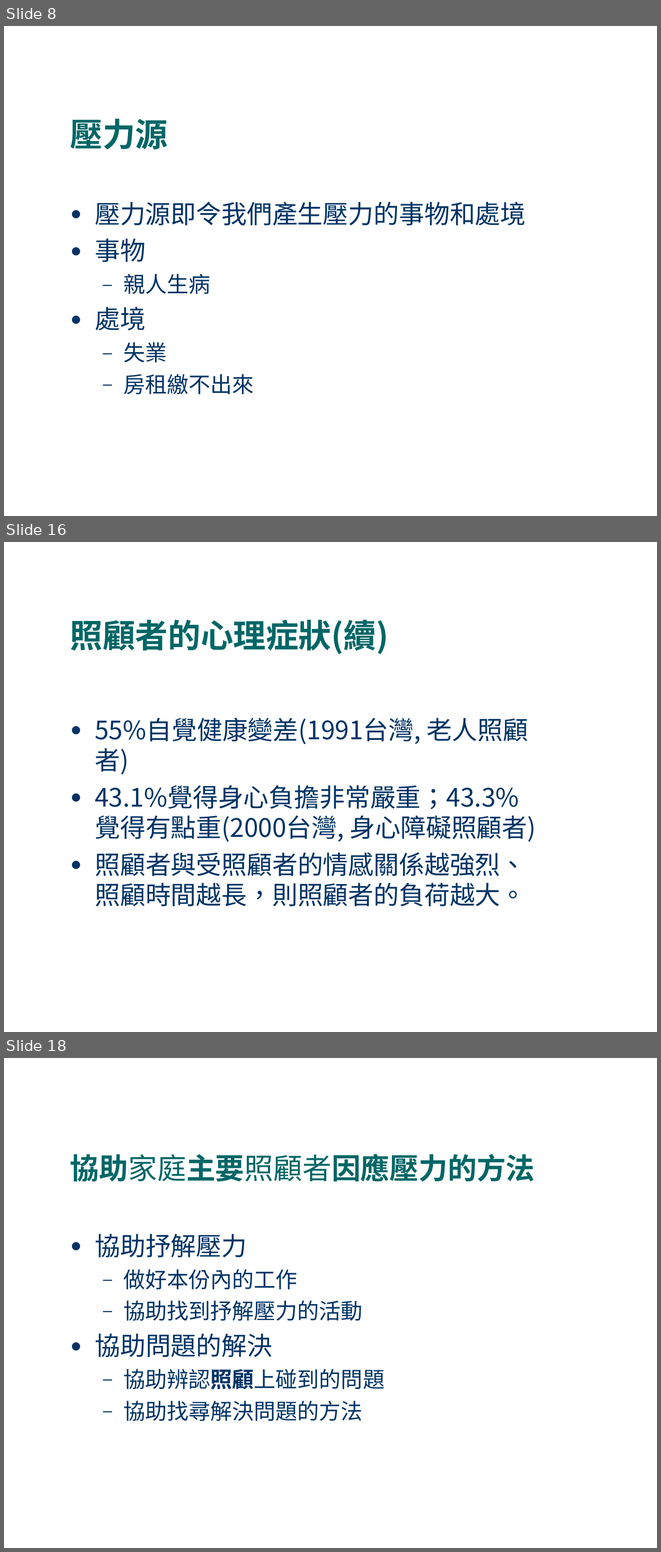
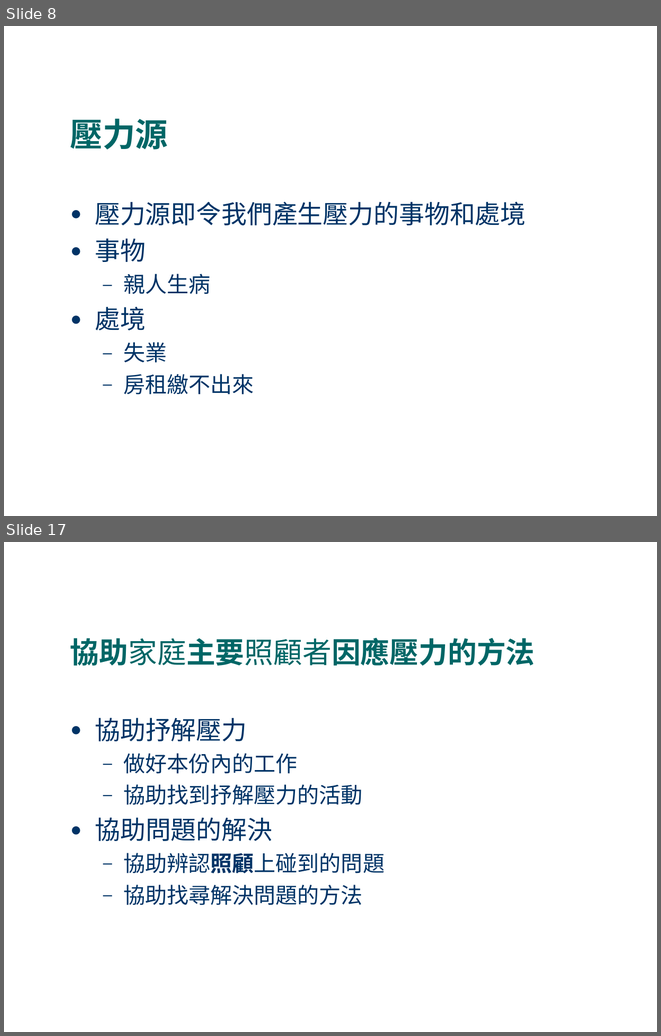
Before and after one commit to fhopecc/stxt, a slide deck: doc/tutorial/home_care.odp. Shown one above the other, each under a label of ours: slides 8, 16 and 18 before the commit, slides 8 and 17 after it; the slides between them are not shown. The pictures are 661x1552 and 661x1036 pixels, drawn with LibreOffice and Linux fonts; fonts in the diff are those of the drawing. Boxes give left, top, right and bottom in pixels: in the first picture for what was removed or moved away, otherwise in the second. Text is boxed around its words. In the diff, an @@ line names an element or a change of style, - is before the commit and + after.

```diff
--- a/doc/tutorial/home_care.odp
+++ b/doc/tutorial/home_care.odp
@@ slide 16 removed at bbox=[4, 542, 657, 1032], background #FFFFFF @@
@@ title removed at bbox=[70, 619, 389, 654] @@
-照顧者的心理症狀(續)
@@ text removed at bbox=[95, 717, 536, 906] @@
-● 55%自覺健康變差(1991台灣, 老人照顧者)
-● 43.1%覺得身心負擔非常嚴重；43.3%覺得有點重(2000台灣, 身心障礙照顧者)
-● 照顧者與受照顧者的情感關係越強烈、照顧時間越長，則照顧者的負荷越大。
@@ what was slide 18 is now slide 17 @@
```
Also in this commit, not shown: 7 slides changed, 1 slide added, 1 other slide removed.
